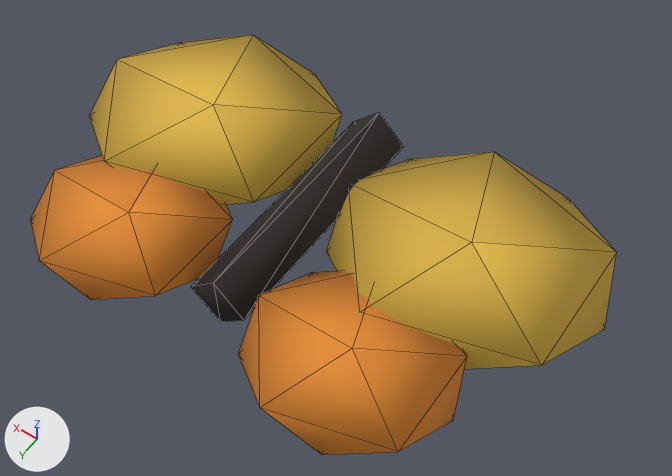
Before and after pictures for a commit that changed the glTF model everglade/assets/models/butterfly.glb.
One viewpoint serves both versions: a camera (50 mm lens) standing at (-0.0694, 0.0868, 0.1341) and looking at (-0.0071, -0.0004, -0.0029). Arrows for +X, +Y and +Z are at lower left; the lights stay in place. The older version comes first. Mesh edges are drawn as thin lines. Where no turn or scale is listed for an object, it has been applied to the vertices. Vertices at exactly the same position are counted once.

Objects in the first picture: 'Body', 'WingLMesh', 'WingRMesh'.
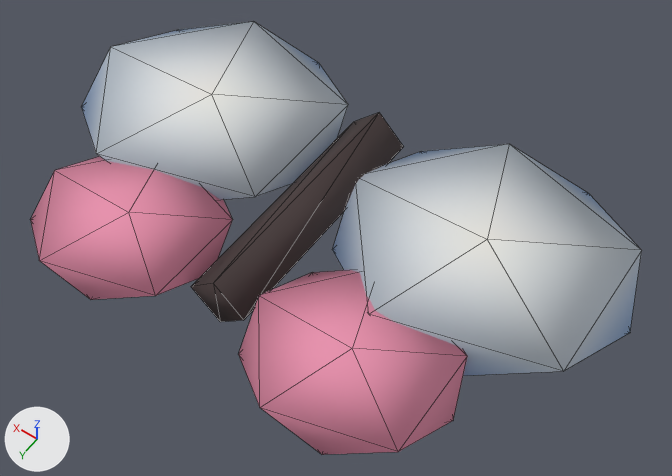
The edits, one by one:
me_winglmesh is used by ob_winglmesh; location (0.0, 0.0, 0.0).
me_winglmesh had 24 vertices, 40 faces and spanned x -0.0568..-0.0032, y -0.033..0.0368, z -0.003..0.003.
me_winglmesh now has 24 vertices, 40 faces and spans x -0.0606..-0.0034, y -0.0365..0.0368, z -0.0032..0.0032.
me_winglmesh part 1: the loose piece of 12 vertices spanning x -0.0568..-0.0032, y -0.033..0.013, z -0.003..0.003 is scaled about its middle by 1.07, then moved by (-0.002, -0.002, 0.0).
me_winglmesh part 2: 20 faces centred in x -0.0422..-0.0078, y 0.0053..0.0347, z -0.0014..0.0014 are repainted in the vertex colours; the middle colour goes from orange #fa9933 to pink #ff9ebd.
me_winglmesh part 3: 15 faces centred in x -0.0534..-0.0066, y -0.03..0.01, z -0.0019..0.0004 are repainted in the vertex colours; the middle colour goes from yellow #f3c84d to blue #a6cbfa.
me_winglmesh part 4: 5 faces centred in x -0.0445..-0.0183, y -0.0224..0.0024, z 0.0019 are repainted in the vertex colours; the middle colour goes from yellow #eec34b to white #e0ebf5.
me_wingrmesh is used by ob_wingrmesh; location (0.0, 0.0, 0.0).
me_wingrmesh had 24 vertices, 40 faces and spanned x 0.0032..0.0568, y -0.033..0.0368, z -0.003..0.003.
me_wingrmesh now has 24 vertices, 40 faces and spans x 0.0034..0.0606, y -0.0365..0.0368, z -0.0032..0.0032.
me_wingrmesh part 5: the loose piece of 12 vertices spanning x 0.0032..0.0568, y -0.033..0.013, z -0.003..0.003 is scaled about its middle by 1.07, then moved by (0.002, -0.002, 0.0).
me_wingrmesh part 6: 20 faces centred in x 0.0078..0.0422, y 0.0053..0.0347, z -0.0014..0.0014 are repainted in the vertex colours; the middle colour goes from orange #f79732 to pink #fe9dbc.
me_wingrmesh part 7: 15 faces centred in x 0.0066..0.0534, y -0.03..0.01, z -0.0019..0.0004 are repainted in the vertex colours; the middle colour goes from yellow #f3c74d to blue #a6cbfb.
me_wingrmesh part 8: 5 faces centred in x 0.0155..0.0417, y -0.0224..0.0024, z 0.0019 are repainted in the vertex colours; the middle colour goes from yellow #f5c94d to white #e0ebf5.

Boxes [x1, y1, x2, y2] around the edits, measured in the pictures (672 x 476 px; the box of a moved part takes in the faces that stretch with it):
'WingLMesh', reshaped, recoloured (lighter, 7% wider)
    before: [238, 152, 617, 455]
    after: [238, 144, 642, 455]
'WingRMesh', reshaped, recoloured (lighter)
    before: [31, 35, 342, 300]
    after: [31, 22, 348, 300]
part 1 of me_winglmesh, moved or reshaped
    before: [327, 152, 617, 369]
    after: [332, 144, 642, 376]
part 2 of me_winglmesh, recoloured (orange to pink)
    both: [238, 271, 467, 455]
part 3 of me_winglmesh, recoloured (lighter)
    before: [327, 152, 616, 369]
    after: [332, 144, 641, 376]
part 4 of me_winglmesh, recoloured (yellow to white)
    before: [349, 152, 617, 365]
    after: [356, 144, 642, 371]
part 5 of me_wingrmesh, moved or reshaped
    before: [89, 35, 342, 204]
    after: [81, 22, 348, 200]
part 6 of me_wingrmesh, recoloured (orange to pink)
    both: [31, 156, 233, 300]
part 7 of me_wingrmesh, recoloured
    before: [89, 35, 342, 204]
    after: [81, 22, 348, 200]
part 8 of me_wingrmesh, recoloured (yellow to white)
    before: [104, 35, 342, 202]
    after: [96, 22, 348, 197]
